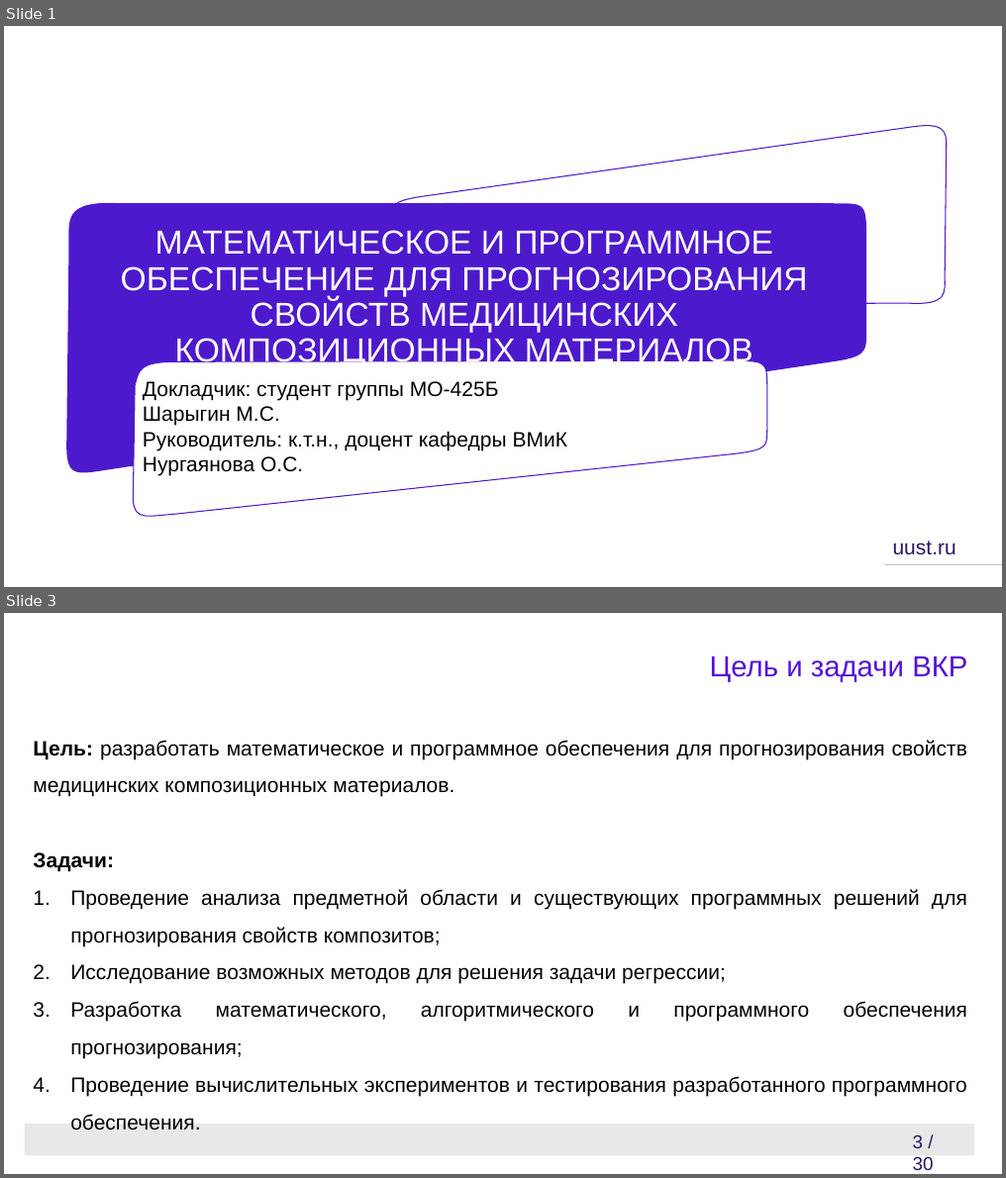
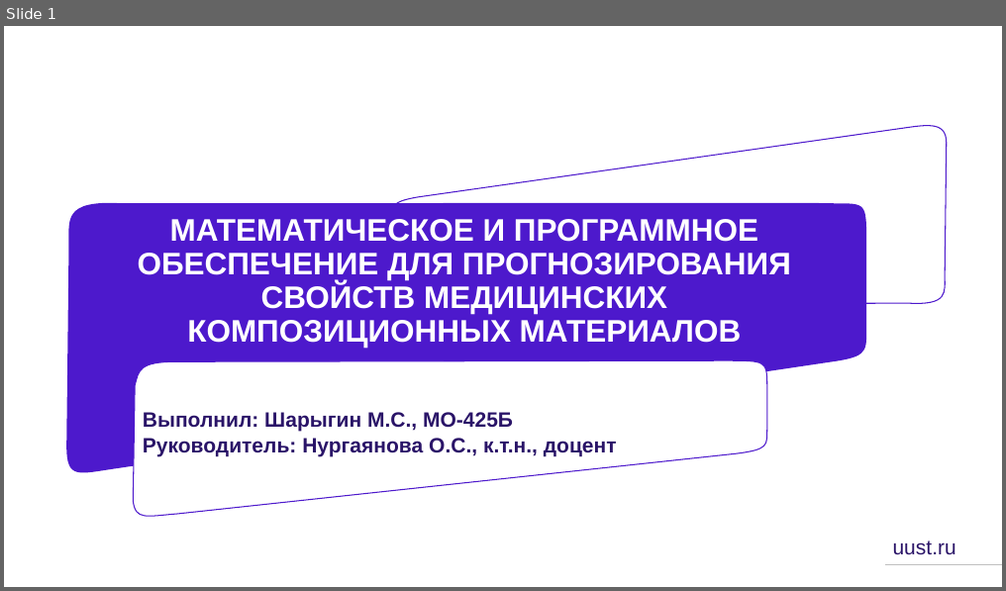
Before and after one commit to Cyber-Limon/Final_qualifying_work___Diploma, a slide deck: ВКР, отчет/ВКР, презентация.pptx. Shown one above the other, each under a label of ours: slides 1 and 3 before the commit, slide 1 after it; the slides between them are not shown. The pictures are 1006x1178 and 1006x591 pixels, drawn with LibreOffice and Linux fonts; fonts in the diff are those of the drawing; background and template pictures are left out. Boxes give left, top, right and bottom in pixels: in the first picture for what was removed or moved away, otherwise in the second. Text is boxed around its words. In the diff, an @@ line names an element or a change of style, - is before the commit and + after.

```diff
--- a/ВКР, отчет/ВКР, презентация.pptx
+++ b/ВКР, отчет/ВКР, презентация.pptx
@@ slide 3 removed at (4,613,1002,1174), background #FFFFFF @@
@@ text removed at (710,656,967,682) @@
-Цель и задачи ВКР
@@ text removed at (33,740,967,1096) @@
-Цель: разработать математическое и программное обеспечения для прогнозирования свойств медицинских композиционных материалов.
-Задачи:
-1. Проведение анализа предметной области и существующих программных решений для прогнозирования свойств композитов;
-2. Исследование возможных методов для решения задачи регрессии;
-3. Разработка математического, алгоритмического и программного обеспечения прогнозирования;
-4. Проведение вычислительных экспериментов и тестирования разработанного программного обеспечения.
@@ rectangle removed at (24,1124,974,1157) @@
@@ text removed at (913,1136,934,1170) @@
-3 / 30
@@ slide 1 changed as well @@
@@ title "МАТЕМАТИЧЕСКОЕ И ПРОГРАММНОЕ ОБЕСПЕЧЕНИЕ ДЛЯ ..." at (138,219,791,348): size 32 to 30 pt, bold on; vertical alignment top to middle @@
@@ subtitle "Выполнил: Шарыгин М.С., МО-425Б" at (143,412,617,457): vertical alignment top to middle @@
@@ subtitle at (143,412,617,457): text changed; text colour #000000 to #2A1468; bold on @@
-Докладчик: студент группы МО-425Б
-Шарыгин М.С.
-Руководитель: к.т.н., доцент кафедры ВМиК
-Нургаянова О.С.
+Выполнил: Шарыгин М.С., МО-425Б
+Руководитель: Нургаянова О.С., к.т.н., доцент
```
Also in this commit, not shown: 5 other slides changed, 15 slides added, 24 other slides removed, 1 other file.
